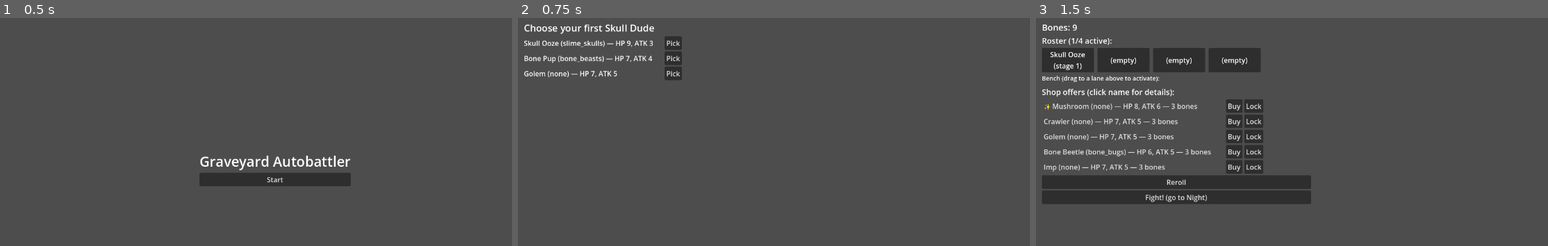
Above: before the commit, frames 1-3 (left to right).
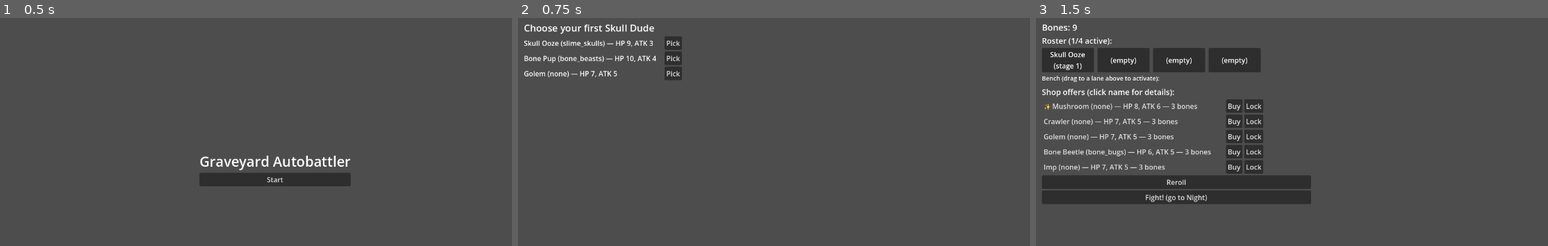
Above: after the commit, the same moments.

Repository: CowInACan44/death-auto-batller
Game: Godot game, scene res://scenes/main_menu/main_menu.tscn
Same seed, same stepped clock (60 frames per second), same inputs: the game is played once before the commit and once after it.
Inputs:
- Up to frame 1 (0.5 s): no input
- Up to frame 2 (0.75 s): click "Start" at 0.5 s
- Up to frame 3 (1.5 s): click "Pick" at 1.25 s

Frame 1 is identical in both runs. In frame 2, less than 0.1% of the frame differs, in the area x 21-28%, y 16-20%; in frame 3, nothing differs.

Commit message:
Add Bone Pup art

Diff:
--- /dev/null
+++ b/icon.svg
@@ -0,0 +1 @@
+<svg xmlns="http://www.w3.org/2000/svg" width="128" height="128"><rect width="124" height="124" x="2" y="2" fill="#363d52" stroke="#212532" stroke-width="4" rx="14"/><g fill="#fff" transform="translate(12.322 12.322)scale(.101)"><path d="M105 673v33q407 354 814 0v-33z"/><path fill="#478cbf" d="m105 673 152 14q12 1 15 14l4 67 132 10 8-61q2-11 15-15h162q13 4 15 15l8 61 132-10 4-67q3-13 15-14l152-14V427q30-39 56-81-35-59-83-108-43 20-82 47-40-37-88-64 7-51 8-102-59-28-123-42-26 43-46 89-49-7-98 0-20-46-46-89-64 14-123 42 1 51 8 102-48 27-88 64-39-27-82-47-48 49-83 108 26 42 56 81zm0 33v39c0 276 813 276 814 0v-39l-134 12-5 69q-2 10-14 13l-162 11q-12 0-16-11l-10-65H446l-10 65q-4 11-16 11l-162-11q-12-3-14-13l-5-69z"/><path d="M483 600c0 34 58 34 58 0v-86c0-34-58-34-58 0z"/><circle cx="725" cy="526" r="90"/><circle cx="299" cy="526" r="90"/></g><g fill="#414042" transform="translate(12.322 12.322)scale(.101)"><circle cx="307" cy="532" r="60"/><circle cx="717" cy="532" r="60"/></g></svg>
--- a/project.godot
+++ b/project.godot
@@ -3,7 +3,7 @@
 ; since the parameters that go here are not all obvious.
 ;
 ; Format:
-;   [section] ; section goes to a separate file if [subresource] is added
+;   [section] ; section goes between []
 ;   param=value ; assign values to parameters
 
 config_version=5
--- a/resources/abilities/bone_beasts_on_death_buff_stage2.tres
+++ b/resources/abilities/bone_beasts_on_death_buff_stage2.tres
@@ -1,6 +1,6 @@
-[gd_resource type="Resource" script_class="Ability" load_steps=2 format=3]
+[gd_resource type="Resource" script_class="Ability" format=3 uid="uid://cc07hwie2wekl"]
 
-[ext_resource type="Script" path="res://scripts/resources/ability.gd" id="1_script"]
+[ext_resource type="Script" uid="uid://cf5jkir7wq1hn" path="res://scripts/resources/ability.gd" id="1_script"]
 
 [resource]
 script = ExtResource("1_script")
--- a/resources/abilities/bone_beasts_on_death_buff_stage3.tres
+++ b/resources/abilities/bone_beasts_on_death_buff_stage3.tres
@@ -1,6 +1,6 @@
-[gd_resource type="Resource" script_class="Ability" load_steps=2 format=3]
+[gd_resource type="Resource" script_class="Ability" format=3 uid="uid://b8w0wgp7uyo22"]
 
-[ext_resource type="Script" path="res://scripts/resources/ability.gd" id="1_script"]
+[ext_resource type="Script" uid="uid://cf5jkir7wq1hn" path="res://scripts/resources/ability.gd" id="1_script"]
 
 [resource]
 script = ExtResource("1_script")
--- a/resources/abilities/on_death_buff_adjacent_ally.tres
+++ b/resources/abilities/on_death_buff_adjacent_ally.tres
@@ -1,6 +1,6 @@
-[gd_resource type="Resource" script_class="Ability" load_steps=2 format=3]
+[gd_resource type="Resource" script_class="Ability" format=3 uid="uid://c7f6qrneupyq"]
 
-[ext_resource type="Script" path="res://scripts/resources/ability.gd" id="1_script"]
+[ext_resource type="Script" uid="uid://cf5jkir7wq1hn" path="res://scripts/resources/ability.gd" id="1_script"]
 
 [resource]
 script = ExtResource("1_script")
--- a/resources/creatures/bone_beasts/stage_1.tres
+++ b/resources/creatures/bone_beasts/stage_1.tres
@@ -1,19 +1,19 @@
-[gd_resource type="Resource" script_class="CreatureData" load_steps=4 format=3]
+[gd_resource type="Resource" script_class="CreatureData" format=3 uid="uid://bbcik4ua6kwck"]
 
-[ext_resource type="Script" path="res://scripts/resources/creature_data.gd" id="1_script"]
-[ext_resource type="Resource" path="res://resources/abilities/on_death_buff_adjacent_ally.tres" id="2_ability"]
-[ext_resource type="Resource" path="res://resources/creatures/bone_beasts/stage_2.tres" id="3_next_stage"]
+[ext_resource type="Script" uid="uid://dwt0b207qh8of" path="res://scripts/resources/creature_data.gd" id="1_script"]
+[ext_resource type="Script" uid="uid://cf5jkir7wq1hn" path="res://scripts/resources/ability.gd" id="1_vqbrx"]
+[ext_resource type="Resource" uid="uid://c7f6qrneupyq" path="res://resources/abilities/on_death_buff_adjacent_ally.tres" id="2_ability"]
+[ext_resource type="Resource" uid="uid://p6pyoftekirt" path="res://resources/creatures/bone_beasts/stage_2.tres" id="3_next_stage"]
+[ext_resource type="Texture2D" uid="uid://dbgrjc4xfmxgo" path="res://Assets/BonePup.png" id="5_0em7g"]
 
 [resource]
 script = ExtResource("1_script")
 creature_name = "Bone Pup"
-evolution_line = "bone_beasts"
-stage = 1
-max_hp = 7
+description = "A small skeletal hound that never learned it should have stopped digging. Loyal to whoever last fed it a bone, even after death. When it finally collapses, the last of its strength passes to whoever's fighting beside it."
+max_hp = 10
 attack = 4
-attack_speed = 1.0
 shop_cost = 3
 bone_value = 1
-description = "A small skeletal hound that never learned it should have stopped digging. Loyal to whoever last fed it a bone, even after death. When it finally collapses, the last of its strength passes to whoever's fighting beside it."
-abilities = Array[Ability]([ExtResource("2_ability")])
+sprite = ExtResource("5_0em7g")
 next_stage = ExtResource("3_next_stage")
+abilities = Array[ExtResource("1_vqbrx")]([ExtResource("2_ability")])
--- a/resources/creatures/bone_beasts/stage_2.tres
+++ b/resources/creatures/bone_beasts/stage_2.tres
@@ -1,17 +1,16 @@
-[gd_resource type="Resource" script_class="CreatureData" load_steps=4 format=3]
+[gd_resource type="Resource" script_class="CreatureData" format=3 uid="uid://p6pyoftekirt"]
 
-[ext_resource type="Script" path="res://scripts/resources/creature_data.gd" id="1_script"]
-[ext_resource type="Resource" path="res://resources/creatures/bone_beasts/stage_3.tres" id="2_next_stage"]
-[ext_resource type="Resource" path="res://resources/abilities/bone_beasts_on_death_buff_stage2.tres" id="3_ability"]
+[ext_resource type="Script" uid="uid://cf5jkir7wq1hn" path="res://scripts/resources/ability.gd" id="1_ojqv2"]
+[ext_resource type="Script" uid="uid://dwt0b207qh8of" path="res://scripts/resources/creature_data.gd" id="1_script"]
+[ext_resource type="Resource" uid="uid://d0sp52jyexpp6" path="res://resources/creatures/bone_beasts/stage_3.tres" id="2_next_stage"]
+[ext_resource type="Resource" uid="uid://cc07hwie2wekl" path="res://resources/abilities/bone_beasts_on_death_buff_stage2.tres" id="3_ability"]
 
 [resource]
 script = ExtResource("1_script")
 creature_name = "Bone Hound"
-evolution_line = "bone_beasts"
 stage = 2
 max_hp = 11
 attack = 6
-attack_speed = 1.0
 bone_value = 3
 next_stage = ExtResource("2_next_stage")
-abilities = Array[Ability]([ExtResource("3_ability")])
+abilities = Array[ExtResource("1_ojqv2")]([ExtResource("3_ability")])
--- a/resources/creatures/bone_beasts/stage_3.tres
+++ b/resources/creatures/bone_beasts/stage_3.tres
@@ -1,15 +1,14 @@
-[gd_resource type="Resource" script_class="CreatureData" load_steps=3 format=3]
+[gd_resource type="Resource" script_class="CreatureData" format=3 uid="uid://d0sp52jyexpp6"]
 
-[ext_resource type="Script" path="res://scripts/resources/creature_data.gd" id="1_script"]
-[ext_resource type="Resource" path="res://resources/abilities/bone_beasts_on_death_buff_stage3.tres" id="2_ability"]
+[ext_resource type="Script" uid="uid://cf5jkir7wq1hn" path="res://scripts/resources/ability.gd" id="1_mly3v"]
+[ext_resource type="Script" uid="uid://dwt0b207qh8of" path="res://scripts/resources/creature_data.gd" id="1_script"]
+[ext_resource type="Resource" uid="uid://b8w0wgp7uyo22" path="res://resources/abilities/bone_beasts_on_death_buff_stage3.tres" id="2_ability"]
 
 [resource]
 script = ExtResource("1_script")
 creature_name = "Bone Direwolf"
-evolution_line = "bone_beasts"
 stage = 3
 max_hp = 14
 attack = 8
-attack_speed = 1.0
 bone_value = 6
-abilities = Array[Ability]([ExtResource("2_ability")])
+abilities = Array[ExtResource("1_mly3v")]([ExtResource("2_ability")])
--- a/scenes/main_menu/main_menu.tscn
+++ b/scenes/main_menu/main_menu.tscn
@@ -1,22 +1,30 @@
-[gd_scene load_steps=2 format=3]
+[gd_scene format=3 uid="uid://bf4on7wje6uic"]
 
-[ext_resource type="Script" path="res://scripts/main_menu/main_menu.gd" id="1_script"]
+[ext_resource type="Script" uid="uid://j2esi0gxe07g" path="res://scripts/main_menu/main_menu.gd" id="1_script"]
 
-[node name="MainMenu" type="Control"]
+[node name="MainMenu" type="Control" unique_id=232904678]
+layout_mode = 3
+anchors_preset = 15
 anchor_right = 1.0
 anchor_bottom = 1.0
+grow_horizontal = 2
+grow_vertical = 2
 script = ExtResource("1_script")
 
-[node name="CenterContainer" type="CenterContainer" parent="."]
+[node name="CenterContainer" type="CenterContainer" parent="." unique_id=21306701]
+layout_mode = 0
 anchor_right = 1.0
 anchor_bottom = 1.0
 
-[node name="VBoxContainer" type="VBoxContainer" parent="CenterContainer"]
+[node name="VBoxContainer" type="VBoxContainer" parent="CenterContainer" unique_id=198195738]
+layout_mode = 2
 
-[node name="TitleLabel" type="Label" parent="CenterContainer/VBoxContainer"]
+[node name="TitleLabel" type="Label" parent="CenterContainer/VBoxContainer" unique_id=1041730717]
+layout_mode = 2
 theme_override_font_sizes/font_size = 32
+text = "Graveyard Autobattler"
 horizontal_alignment = 1
-text = "Graveyard Autobattler"
 
-[node name="StartButton" type="Button" parent="CenterContainer/VBoxContainer"]
+[node name="StartButton" type="Button" parent="CenterContainer/VBoxContainer" unique_id=119735525]
+layout_mode = 2
 text = "Start"
Binary file added: Assets/BonePup.png
Not shown, added: Assets/BonePup.png.import
Not shown, added: autoload/creature_pool.gd.uid
Not shown, added: autoload/economy.gd.uid
Not shown, added: autoload/round_manager.gd.uid
Not shown, added: icon.svg.import
Not shown, added: scripts/battle/battle.gd.uid
Not shown, added: scripts/battle/combat_resolver.gd.uid
Not shown, added: scripts/battle/encounter_generator.gd.uid
Not shown, added: scripts/battle/grave_slot.gd.uid
Not shown, added: scripts/game_over/game_over.gd.uid
Not shown, added: scripts/game_won/game_won.gd.uid
(and 11 more such lines)
